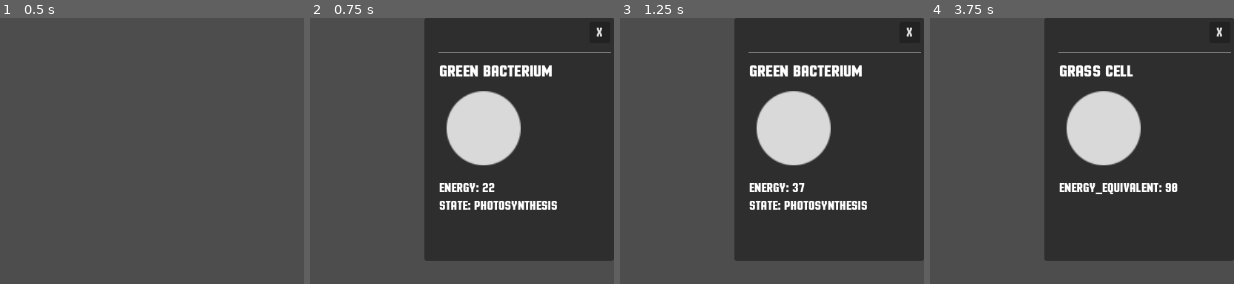
Above: before the commit, frames 1-4 (left to right).
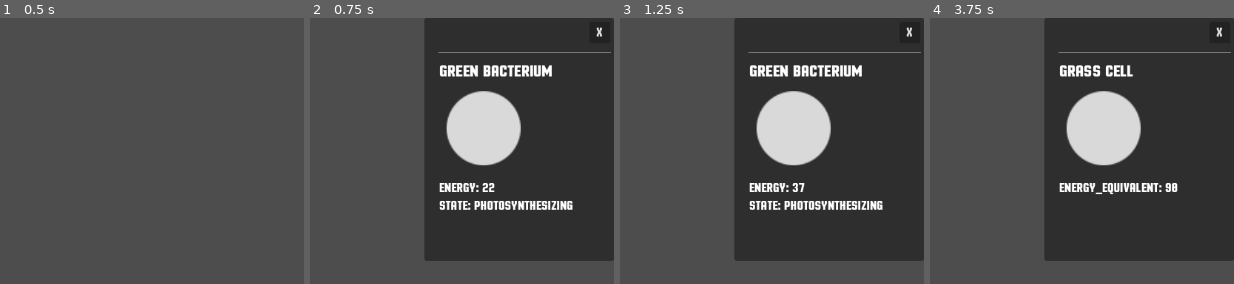
Above: after the commit, the same moments.

Repository: blekki/Bacteriostat
Game: Godot game, scene res://src/bacteriostat/bacteriostat.tscn
Same seed, same stepped clock (60 frames per second), same inputs: the game is played once before the commit and once after it.
Inputs (mouse positions are % of the whole screen's width and height, from its top left):
- Up to frame 1 (0.5 s): no input
- Up to frame 2 (0.75 s): tap Enter at 0.5 s; move the mouse to (15, 75) at 0.52 s; press the mouse at (15, 75) at 0.53 s
- Up to frame 3 (1.25 s): no input
- Up to frame 4 (3.75 s): release the mouse at (15, 75) at 1.25 s; click "X" at 1.25 s; tap Space at 2 s; move the mouse to (8, 55) at 2.02 s; click (8, 55) at 2.1 s; tap Enter at 2.75 s; move the mouse to (47, 28) at 2.77 s; press the mouse at (47, 28) at 2.78 s; move the mouse to (21, 72) at 3.52 s; release the mouse at (21, 72) at 3.53 s; click (21, 72) at 3.6 s
The pictures show only the part of the screen within x 50-100%, y 0-50%; the shares and areas given below are measured in that part.

Frame 1 is identical in both runs. In frame 2, 0.2% of the frame differs, in the area x 79-87%, y 68-73%; in frame 3, 0.2%; in frame 4, nothing differs.

Commit message:
Rename "Photosynthesis" into "Photosynthesizing:

Diff:
--- a/src/behavior/green_special/photosynthesis_state.gd
+++ b/src/behavior/green_special/photosynthesing_state.gd
@@ -1,7 +1,7 @@
-class_name PhotosynthesisState
+class_name PhotosynthesizingState
 extends RefCounted
 
-static var name: String = "Photosynthesis"
+static var name: String = "Photosynthesizing"
 
 static func apply(bacterium: Bacterium):
 	_photosynthesing(bacterium)
--- a/src/behavior/green_special/shadding_state.gd
+++ b/src/behavior/green_special/shadding_state.gd
@@ -14,4 +14,4 @@
 	bacterium.shedding(impulse)
 
 static func _change_state(bacterium: Bacterium):
-	bacterium.behavior_state = StateMachine.photosynthesis
+	bacterium.behavior_state = StateMachine.photosynthesizing
--- a/src/behavior/green_special/silent_hunting_state.gd
+++ b/src/behavior/green_special/silent_hunting_state.gd
@@ -80,4 +80,4 @@
 	# change the behavior to peaceful if a day has come
 	if Singlton.time_season == Enums.TimeSeasons.DAY:
 		Debug.remove_layer(bacterium.debug_layer)
-		bacterium.behavior_state = StateMachine.photosynthesis
+		bacterium.behavior_state = StateMachine.photosynthesizing
--- a/src/behavior/state_machine.gd
+++ b/src/behavior/state_machine.gd
@@ -2,12 +2,12 @@
 extends RefCounted
 
 static var waiting_state = WaitingState.new()
-static var photosynthesis = PhotosynthesisState.new()
+static var photosynthesizing = PhotosynthesizingState.new()
 static var shadding = ShaddingState.new()
 static var silent_hunting = SilentHuntingState.new()
 
 static func get_start_green_bacterium_state() -> RefCounted:	# todo: set normal returning type
-	return photosynthesis
+	return photosynthesizing
 
 static func get_start_purple_bacterium_state() -> RefCounted:	# todo: set normal returning type
 	return waiting_state
Renamed: src/behavior/green_special/photosynthesis_state.gd.uid -> src/behavior/green_special/photosynthesing_state.gd.uid
